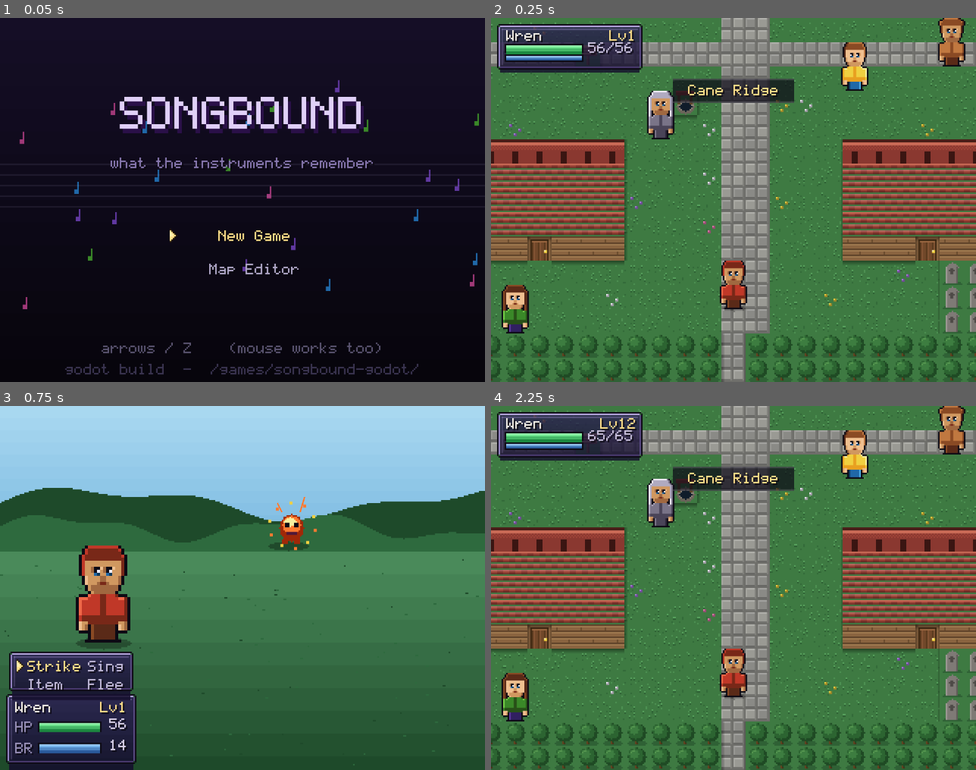
Above: before the commit, frames 1-4 (two rows, left to right).
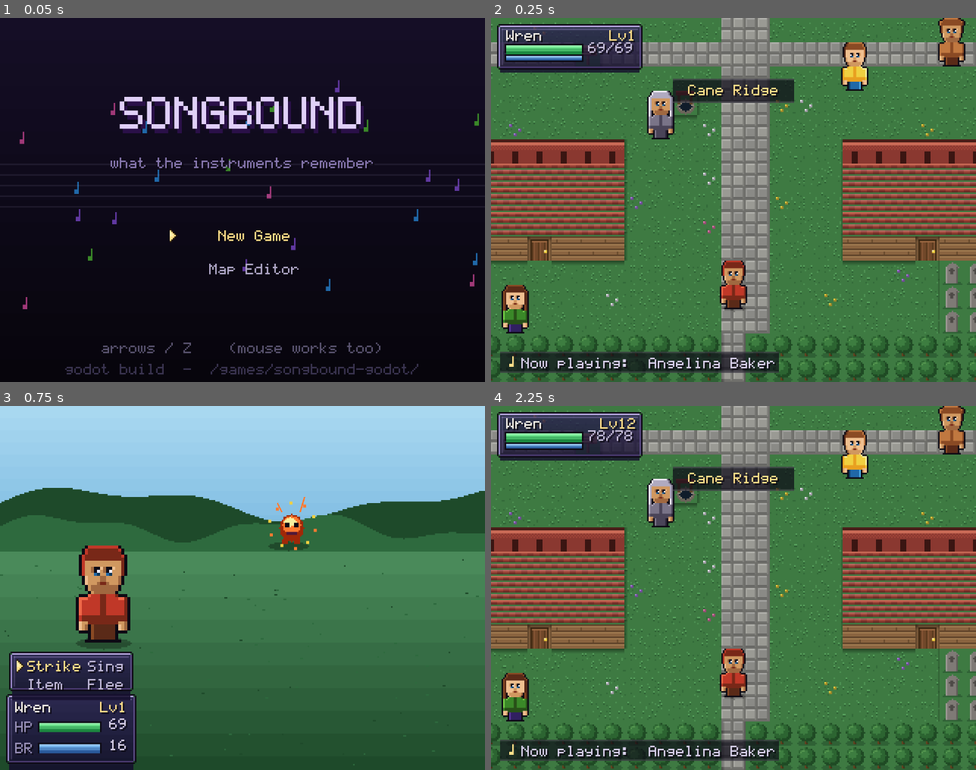
Above: after the commit, the same moments.

Repository: magent-cryptograss/godot-games
Game: Godot game, scene res://tests/TestFlow.tscn
Same seed, same stepped clock (60 frames per second), same inputs: the game is played once before the commit and once after it. This scene is started directly instead of the project's main scene.
Inputs (mouse positions are in pixels of both pictures, inside the frame that each line leads up to):
- Up to frame 1 (0.05 s): no input
- Up to frame 2 (0.25 s): no input
- Up to frame 3 (0.75 s): tap Enter at 0.5 s; move the mouse to (349, 569) at 0.52 s; hold Right (move_right) from 0.53 s (still down); tap Backspace at 0.6 s; click (349, 569) at 0.67 s
- Up to frame 4 (2.25 s): tap Space at 0.77, 1.52 s; move the mouse to (636, 606) at 1.27 s; release Right (move_right) at 1.28 s; hold Down (move_down) 1.28-2.03 s; tap Enter at 1.35 s; move the mouse to (782, 507) at 2.02 s; hold Right (move_right) from 2.03 s (still down); tap Keypad Enter at 2.1 s

Frame 1 is identical in both runs. In frame 2, 3.4% of the frame differs, in the area x 1-60%, y 6-98%; in frame 3, less than 0.1%; in frame 4, 3.4%.

Commit message:
Flatten the opening, and say what is playing
Reported as too hard at level 1 and too easy at level 4. The soak jumped from
level 3 straight to level 10, so the first twenty minutes -- the part where a
player decides what they think of the whole game -- had no numbers on it at all.
Measured level by level and the report was exact, with a third fault behind it:

  level 1   55/60 wins, 45% of the health bar per fight
  level 2   55/60,      43%
  level 4   60/60,      17%
  woods, 5  37/60

Dangerous, then trivial, then a wall. Three causes, three changes.

A fight rolled one to three enemies whatever level you were. Three of anything
against 55 health and a single song is not a fight. The group grows with the
player now: one or two while you are learning it, the third only once you have
the health to take it.

Starting health was 55, so the opening fight cost more than half of it, which
reads as unfair rather than as hard. 68 now, and DEF 8. The gain per level is
untouched, so this flattens the first few levels rather than lifting the whole
curve.

And the step from meadow to woods was tier 1.0 to 1.8. Enemy health scales with
the tier to the power of 1.85, so that was nearly three times the health for
crossing one line on the map. 1.5 makes it a step. Meadow to 1.05 so it does not
go completely limp by level four.

  level 1   57/60, 37% of the bar    level 4   60/60, 18%
  level 2   55/60, 42%               woods, 5  49/60

The meadow does still go easy by level six, and that is the intention -- you are
meant to have moved on, and the compass now tells you where.

Also: seventeen traditional tunes and no way to learn the name of the one you
are hearing, which rather defeated the point of them being real tunes people
still play. The title appears bottom-left for a few seconds whenever the music
changes, and the menu's WHERE page always carries it for anyone who missed it.

Claude-Session: https://claude.ai/code/session_01LFNEyVminZWMVKgZdg8FGa

Diff:
--- a/songbound/scripts/Battle.gd
+++ b/songbound/scripts/Battle.gd
@@ -50,7 +50,13 @@
 	if boss != "":
 		enemies.append(Data.make_enemy(boss, 1.0))
 	else:
-		var n := 1 + (1 if rng.randf() < 0.55 else 0) + (1 if rng.randf() < 0.20 else 0)
+		# The group grows with the player. Three enemies at level 1, against 55
+		# health and a single song, is not a fight -- it is a coin toss, and it
+		# was landing badly one time in twelve.
+		var lv: int = Game.player.lv
+		var p_two := 0.55 if lv >= 3 else 0.30
+		var p_three := 0.20 if lv >= 5 else (0.06 if lv >= 3 else 0.0)
+		var n := 1 + (1 if rng.randf() < p_two else 0) + (1 if rng.randf() < p_three else 0)
 		for i in n:
 			var id: String = r.mobs[rng.randi() % r.mobs.size()]
 			enemies.append(Data.make_enemy(id, r.tier * (0.9 + rng.randf() * 0.25)))
--- a/songbound/scripts/Data.gd
+++ b/songbound/scripts/Data.gd
@@ -251,8 +251,8 @@
 }
 
 const REGIONS := {
-	"meadow": {"tier": 1.0, "music": "field", "bg": "meadow", "rate": 0.055, "mobs": ["thistle", "mire", "sparkhare", "cinder"]},
-	"wood":   {"tier": 1.8, "music": "field_wood", "bg": "wood",   "rate": 0.065, "mobs": ["thistle", "galecrow", "gloomcap", "bogwitch", "gravehound"]},
+	"meadow": {"tier": 1.05, "music": "field", "bg": "meadow", "rate": 0.055, "mobs": ["thistle", "mire", "sparkhare", "cinder"]},
+	"wood":   {"tier": 1.5, "music": "field_wood", "bg": "wood",   "rate": 0.065, "mobs": ["thistle", "galecrow", "gloomcap", "bogwitch", "gravehound"]},
 	"crag":   {"tier": 3.0, "music": "field_crag", "bg": "crag",   "rate": 0.070, "mobs": ["sentinel", "rime", "thunderram", "galecrow", "discord"]},
 	# 4.2 and 5.5 put the win rate at 60% across 40 fights apiece -- the dungeon
 	# was killing the player two times in five, and that was with a soak player
--- a/songbound/scripts/Field.gd
+++ b/songbound/scripts/Field.gd
@@ -33,6 +33,8 @@
 
 var banner := ""                   # place name, shown briefly on arrival
 var banner_t := 0.0
+var playing := ""                  # tune name, shown briefly when it changes
+var playing_t := 0.0
 
 var msg = null                     # {lines, i, tick, npc, on_done}
 var repeat_t := {}
@@ -87,7 +89,13 @@
 		var rid := map.region_at(pos.x, pos.y)
 		if Data.REGIONS.has(rid):
 			want = str(Data.REGIONS[rid].get("music", want))
+	if want == Audio.current_music():
+		return
 	Audio.play_music(want)
+	var t := Tunes.title_of(want)
+	if t != "":
+		playing = t
+		playing_t = 4.2
 
 
 func say(lines: Array, on_done = null, npc = null) -> void:
@@ -114,6 +122,9 @@
 func _process(dt: float) -> void:
 	if banner_t > 0.0:
 		banner_t = maxf(0.0, banner_t - dt)
+		queue_redraw()
+	if playing_t > 0.0:
+		playing_t = maxf(0.0, playing_t - dt)
 		queue_redraw()
 	t += dt
 	if map == null:
@@ -543,6 +554,26 @@
 		_draw_compass()
 	if banner_t > 0.0:
 		_draw_banner()
+	if playing_t > 0.0 and msg == null:
+		_draw_now_playing()
+
+
+## The name of the tune, bottom left, for a few seconds after it changes. These
+## are real tunes that people still play, and a player who likes one should be
+## able to find out what it is called.
+func _draw_now_playing() -> void:
+	var a: float = clampf(playing_t / 0.8, 0.0, 1.0)
+	var label := "Now playing:  " + playing
+	var w := PixelFont.width(label) + 16
+	var y := UI.SCREEN_H - 20.0
+	UI.rect(self, 6, y, w, 14, Color(0.05, 0.04, 0.09, 0.68 * a))
+	UI.rect(self, 6, y, w, 1, Color(1, 1, 1, 0.13 * a))
+	UI.rect(self, 6, y + 13, w, 1, Color(1, 1, 1, 0.13 * a))
+	# a little note head, since there is no such glyph in the font
+	UI.rect(self, 12, y + 8, 3, 2, Color(UI.COL_GOLD.r, UI.COL_GOLD.g, UI.COL_GOLD.b, a))
+	UI.rect(self, 14, y + 3, 1, 6, Color(UI.COL_GOLD.r, UI.COL_GOLD.g, UI.COL_GOLD.b, a))
+	PixelFont.draw(self, label, Vector2(20, y + 4),
+		Color(0.85, 0.82, 0.92, a))
 
 
 ## A pointer to wherever the story is asking you to go, only on the overworld,
--- a/songbound/scripts/Menu.gd
+++ b/songbound/scripts/Menu.gd
@@ -170,11 +170,16 @@
 			Guide.compass(Game.tile_pos, to).capitalize(), steps],
 			Vector2(px0 + 10, 90), UI.COL_GREEN)
 
-	PixelFont.draw(self, "IF YOU WANT IT", Vector2(px0 + 10, 112), Color("#9890b8"))
+	var tune := Tunes.title_of(Audio.current_music())
+	if tune != "":
+		PixelFont.draw(self, "PLAYING", Vector2(px0 + 10, 104), Color("#9890b8"))
+		PixelFont.draw(self, tune, Vector2(px0 + 10, 116), UI.COL_BLUE)
+
+	PixelFont.draw(self, "IF YOU WANT IT", Vector2(px0 + 10, 130), Color("#9890b8"))
 	var side := Guide.side_quests()
 	for i in side.size():
 		var q: Dictionary = side[i]
-		var y := 126 + i * 18
+		var y := 142 + i * 15
 		PixelFont.draw(self, ("x " if q.done else "- ") + str(q.name), Vector2(px0 + 10, y),
 			Color("#6a6480") if q.done else Color("#c0b8d8"))
 		PixelFont.draw(self, "done" if q.done else str(q.prize), Vector2(px0 + 22, y + 9),
--- a/songbound/scripts/Player.gd
+++ b/songbound/scripts/Player.gd
@@ -9,7 +9,11 @@
 
 var lv: int = 1
 var xp: int = 0
-var base := {"hp": 55, "br": 16, "atk": 9, "def": 7, "mus": 9, "spd": 9}
+# 55 starting health meant the opening fight cost more than half of it, which
+# reads as the game being unfair rather than as the game being hard. The gain
+# per level is unchanged, so this flattens the first few levels rather than
+# shifting the whole curve up.
+var base := {"hp": 68, "br": 18, "atk": 9, "def": 8, "mus": 9, "spd": 9}
 var grow := {"hp": 0, "br": 0, "atk": 0, "def": 0, "mus": 0, "spd": 0}
 var hp: int = 0
 var br: int = 0
--- a/songbound/scripts/Tunes.gd
+++ b/songbound/scripts/Tunes.gd
@@ -22,6 +22,31 @@
 
 const BEATS_PER_BAR := 4.0
 
+## What each tune is actually called, for the "now playing" line. The keys are
+## places in the game; these are the names of the tunes people know them by.
+const TITLES := {
+	"title": "Wayfaring Stranger",
+	"creation": "Simple Gifts",
+	"town": "Angelina Baker",
+	"town_millbrook": "Arkansas Traveler",
+	"town_longferry": "Shady Grove",
+	"town_highwater": "I'll Twine 'Mid the Ringlets",
+	"town_ashfall": "Bonaparte's Retreat",
+	"town_lastchord": "Cold Frosty Morning",
+	"field": "Soldier's Joy",
+	"field_wood": "June Apple",
+	"field_crag": "The Red Haired Boy",
+	"cave": "Cluck Old Hen",
+	"deep": "Pretty Polly",
+	"battle": "Cripple Creek",
+	"boss": "The Devil's Dream",
+	"victory": "Soldier's Joy",
+	"ending": "Shenandoah",
+}
+
+static func title_of(id: String) -> String:
+	return str(TITLES.get(id, ""))
+
 
 ## "G3:1 A3:.5" -> [[note, beats], ...]
 static func seq(s: String) -> Array:
--- a/songbound/tests/test_playthrough.gd
+++ b/songbound/tests/test_playthrough.gd
@@ -19,6 +19,13 @@
 const SOAK_SEED := 20260816
 
 var plan := [
+	# the opening, level by level. This is where a player forms their opinion of
+	# the whole game and it used to be sampled once, at level 3.
+	{"region": "meadow", "lv": 1},
+	{"region": "meadow", "lv": 2},
+	{"region": "meadow", "lv": 4},
+	{"region": "meadow", "lv": 6},
+	{"region": "wood", "lv": 5},
 	{"region": "meadow", "lv": 3},
 	{"region": "wood", "lv": 10},
 	{"region": "crag", "lv": 20},
